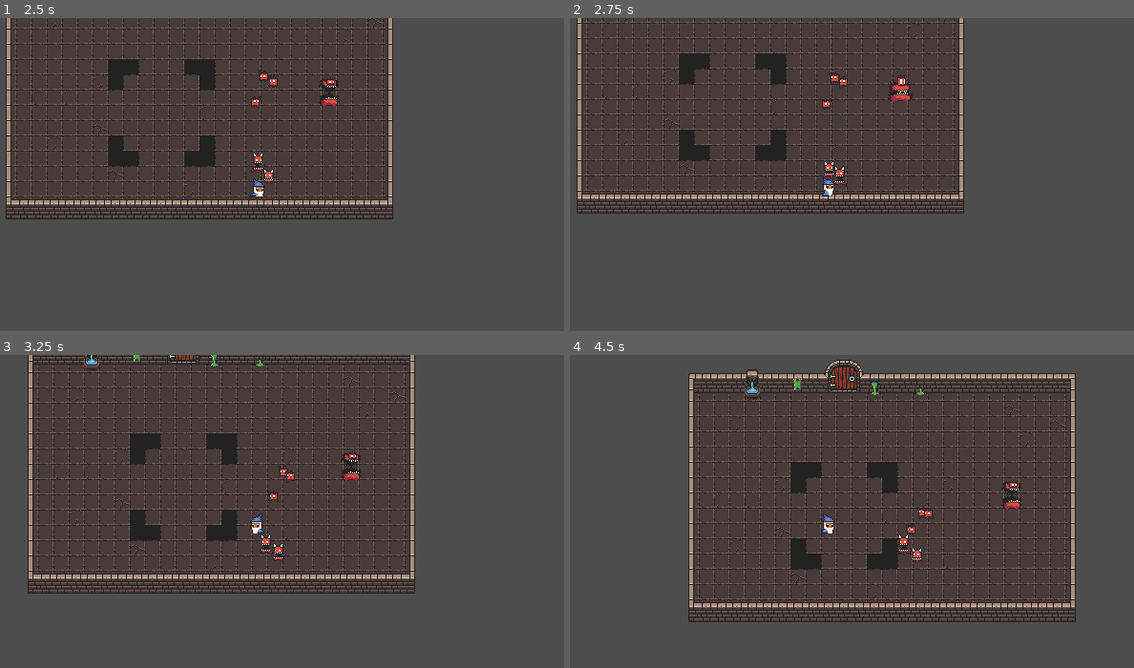
Above: before the commit, frames 1-4 (two rows, left to right).
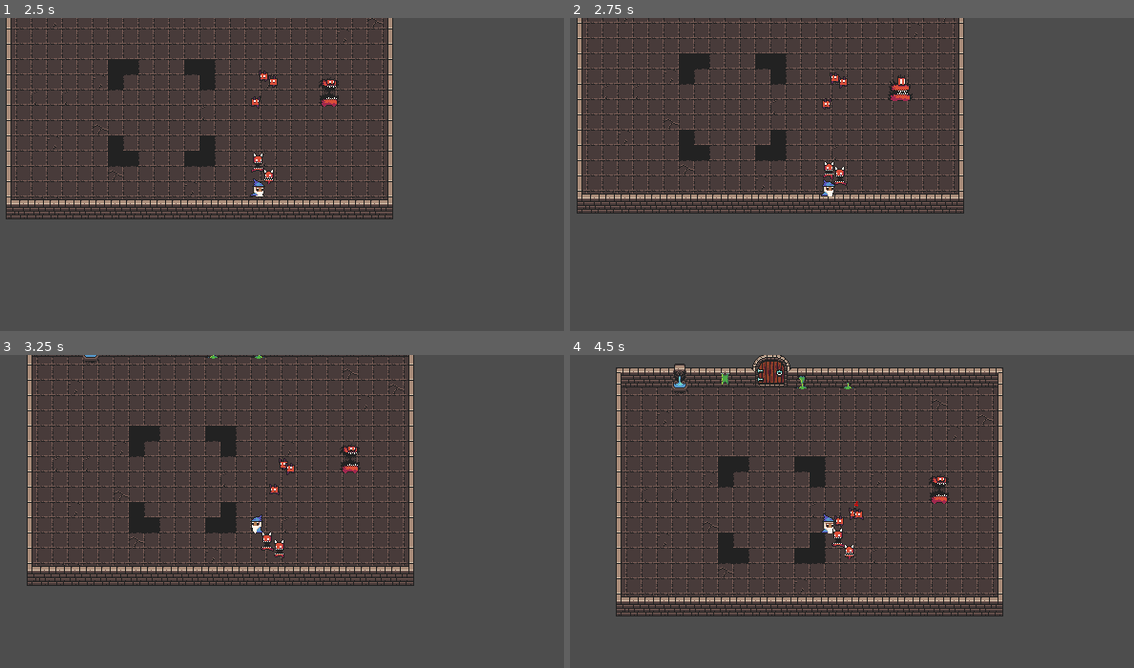
Above: after the commit, the same moments.

Repository: bloyot/arena-roguelike-prototype
Game: Godot game, scene res://scenes/test.tscn
Two runs of this game, one before a commit and one after it. Both use one fixed random seed, a clock stepped at 60 frames per second and the inputs below.
Inputs (mouse positions are in pixels of both pictures, inside the frame that each line leads up to):
- Up to frame 1 (2.5 s): move the mouse to (394, 171) at 0.52 s; hold D (move_right) 0.53-1.28 s; click (394, 171) at 0.6 s; move the mouse to (135, 205) at 1.27 s; hold S (move_down) 1.28-2.03 s; tap Q (ability_2) at 1.35 s; move the mouse to (321, 115) at 2.02 s; hold D (move_right) from 2.03 s (still down); tap E (ability_3) at 2.1 s
- Up to frame 2 (2.75 s): keep holding D (move_right)
- Up to frame 3 (3.25 s): move the mouse to (231, 596) at 2.77 s; release D (move_right) at 2.78 s; hold W (move_up) from 2.78 s (still down); tap Space (ability_4) at 2.85 s
- Up to frame 4 (4.5 s): move the mouse to (1015, 577) at 3.52 s; release W (move_up) at 3.53 s; hold A (move_left) from 3.53 s (still down); click (1015, 577) at 3.6 s; move the mouse to (936, 502) at 4.27 s; tap Q (ability_2) at 4.35 s

Frame 1 is identical in both runs. In frame 2, less than 0.1% of the frame differs, in the area x 44-48%, y 51-58%; in frame 3, 18%; in frame 4, 29%, in the area x 8-90%, y 0-86%.
Error in both runs: Invalid access of index '1' on a base object of type: 'Array[Ability]'. (res://scripts/ability/ability_system.gd:18)

Commit message:
more wave management stuff

Diff:
--- a/scenes/test.tscn
+++ b/scenes/test.tscn
@@ -1,10 +1,24 @@
-[gd_scene load_steps=6 format=4 uid="uid://c0h5npv7vsge6"]
+[gd_scene load_steps=10 format=4 uid="uid://c0h5npv7vsge6"]
 
 [ext_resource type="TileSet" uid="uid://bk5s8shuuu403" path="res://assets/tiles.tres" id="1_errlg"]
 [ext_resource type="PackedScene" uid="uid://cxmr885n24ccj" path="res://scenes/player/player.tscn" id="2_bl13t"]
 [ext_resource type="PackedScene" uid="uid://vh57x8en1fcj" path="res://scenes/enemy/imp.tscn" id="3_iyx0m"]
 [ext_resource type="PackedScene" uid="uid://dqx0v8pfqoius" path="res://scenes/enemy/big_demon.tscn" id="4_j5jx5"]
 [ext_resource type="PackedScene" uid="uid://duthgcyg0n6ry" path="res://scenes/enemy/chort.tscn" id="5_lpvoh"]
+[ext_resource type="Script" uid="uid://dmmtl0hda5obe" path="res://scripts/game/wave/wave_manager.gd" id="6_lpvoh"]
+[ext_resource type="Script" uid="uid://undmhay5dy6w" path="res://scripts/game/wave/wave.gd" id="7_at5dv"]
+
+[sub_resource type="CircleShape2D" id="CircleShape2D_at5dv"]
+radius = 25.0
+
+[sub_resource type="Resource" id="Resource_jcd4p"]
+script = ExtResource("7_at5dv")
+enemies = Dictionary[PackedScene, int]({
+ExtResource("3_iyx0m"): 3,
+ExtResource("5_lpvoh"): 2,
+ExtResource("4_j5jx5"): 1
+})
+metadata/_custom_type_script = "uid://undmhay5dy6w"
 
 [node name="Test" type="Node2D"]
 
@@ -53,3 +67,28 @@
 [node name="Chort2" parent="Objects/Enemies" node_paths=PackedStringArray("player") instance=ExtResource("5_lpvoh")]
 position = Vector2(328, 200)
 player = NodePath("../../Player")
+
+[node name="SpawnPoints" type="Node2D" parent="Objects"]
+
+[node name="Marker2D" type="Marker2D" parent="Objects/SpawnPoints"]
+position = Vector2(107, 48)
+
+[node name="Marker2D2" type="Marker2D" parent="Objects/SpawnPoints"]
+position = Vector2(325, 72)
+
+[node name="Marker2D3" type="Marker2D" parent="Objects/SpawnPoints"]
+position = Vector2(299, 174)
+
+[node name="Area2D" type="Area2D" parent="Objects/SpawnPoints"]
+position = Vector2(-14, 0)
+
+[node name="CollisionShape2D" type="CollisionShape2D" parent="Objects/SpawnPoints/Area2D"]
+position = Vector2(351, 64)
+shape = SubResource("CircleShape2D_at5dv")
+
+[node name="Game" type="Node2D" parent="."]
+
+[node name="WaveManager" type="Node2D" parent="Game" node_paths=PackedStringArray("spawn_points")]
+script = ExtResource("6_lpvoh")
+spawn_points = [NodePath("../../Objects/SpawnPoints/Marker2D"), NodePath("../../Objects/SpawnPoints/Marker2D2"), NodePath("../../Objects/SpawnPoints/Marker2D3")]
+waves = Array[ExtResource("7_at5dv")]([SubResource("Resource_jcd4p")])
--- /dev/null
+++ b/scripts/game/wave/spawn_area.gd
@@ -0,0 +1,13 @@
+@tool
+class_name SpawnArea extends Node2D
+
+@onready var area: CollisionShape2D = %CollisionShape2D
+
+@export var radius: float:
+	set(value):
+		radius = value
+		area.shape.radius = value
+
+# return a point within the area to us for spawning an enemy
+func get_spawn_point() -> Vector2:
+	return Vector2.ZERO
--- /dev/null
+++ b/scripts/game/wave/spawn_area.tscn
@@ -0,0 +1,19 @@
+[gd_scene load_steps=3 format=3 uid="uid://cn2mln72m14l1"]
+
+[ext_resource type="Script" uid="uid://dgjk2f5e4s1d6" path="res://scripts/game/wave/spawn_area.gd" id="1_d5wpg"]
+
+[sub_resource type="CircleShape2D" id="CircleShape2D_4skod"]
+radius = 30.0
+
+[node name="SpawnArea" type="Node2D"]
+script = ExtResource("1_d5wpg")
+radius = 30.0
+
+[node name="Area2D" type="Area2D" parent="."]
+monitoring = false
+monitorable = false
+
+[node name="CollisionShape2D" type="CollisionShape2D" parent="Area2D"]
+unique_name_in_owner = true
+shape = SubResource("CircleShape2D_4skod")
+disabled = true
--- /dev/null
+++ b/scripts/game/wave/wave.gd
@@ -0,0 +1,3 @@
+class_name Wave extends Resource
+
+@export var enemies: Dictionary[PackedScene, int] = {}
--- /dev/null
+++ b/scripts/game/wave/wave.tres
@@ -0,0 +1,6 @@
+[gd_resource type="Resource" script_class="Wave" load_steps=2 format=3 uid="uid://cgcc1f65qo41n"]
+
+[ext_resource type="Script" uid="uid://undmhay5dy6w" path="res://scripts/game/wave/wave.gd" id="1_4b137"]
+
+[resource]
+script = ExtResource("1_4b137")
--- /dev/null
+++ b/scripts/game/wave/wave_manager.gd
@@ -0,0 +1,5 @@
+class_name WaveManager extends Node
+
+@export var spawn_radius: float = 30
+@export var spawn_points: Array[Marker2D] = []
+@export var waves: Array[Wave] = []
--- a/scripts/game/wave_manager.gd
+++ /dev/null
@@ -1,10 +0,0 @@
-class_name WaveManager extends Node
-
-# TODO create a wave configuration resource to determine how many waves, what types, etc
-# for now just set some exports
-
-@export var num_waves: int
-@export var wave_size_min: int
-@export var wave_size_max: float
-
-@export var wave_enemy_scene: PackedScene
